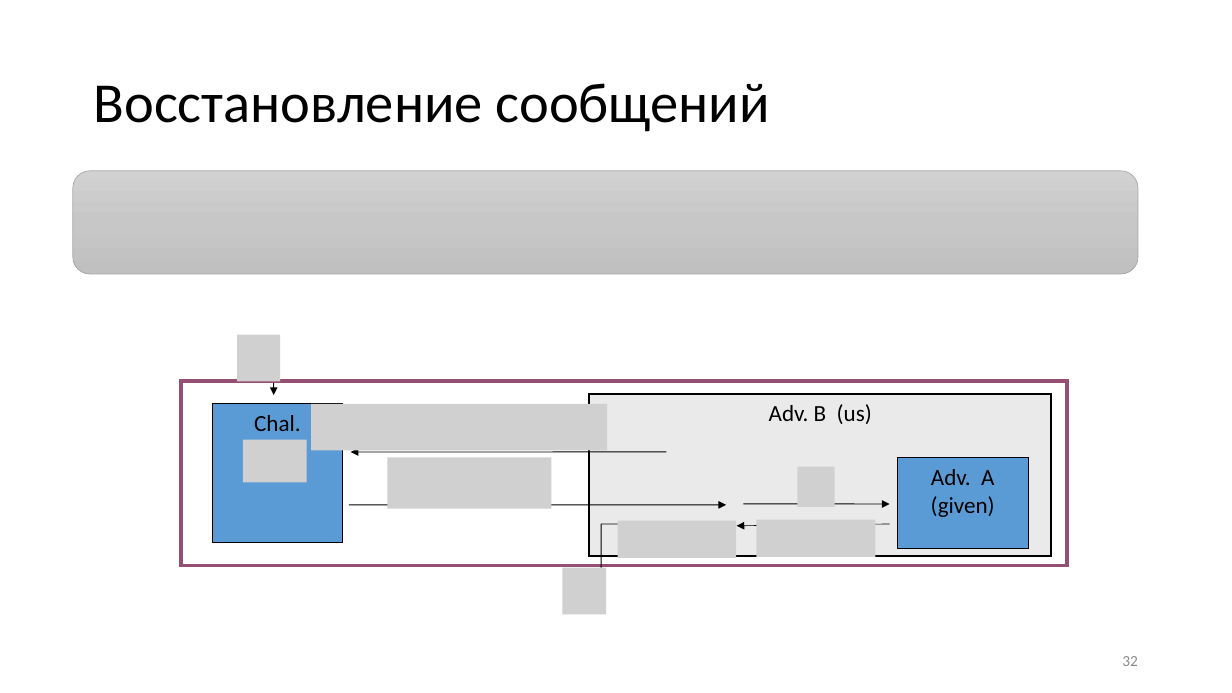
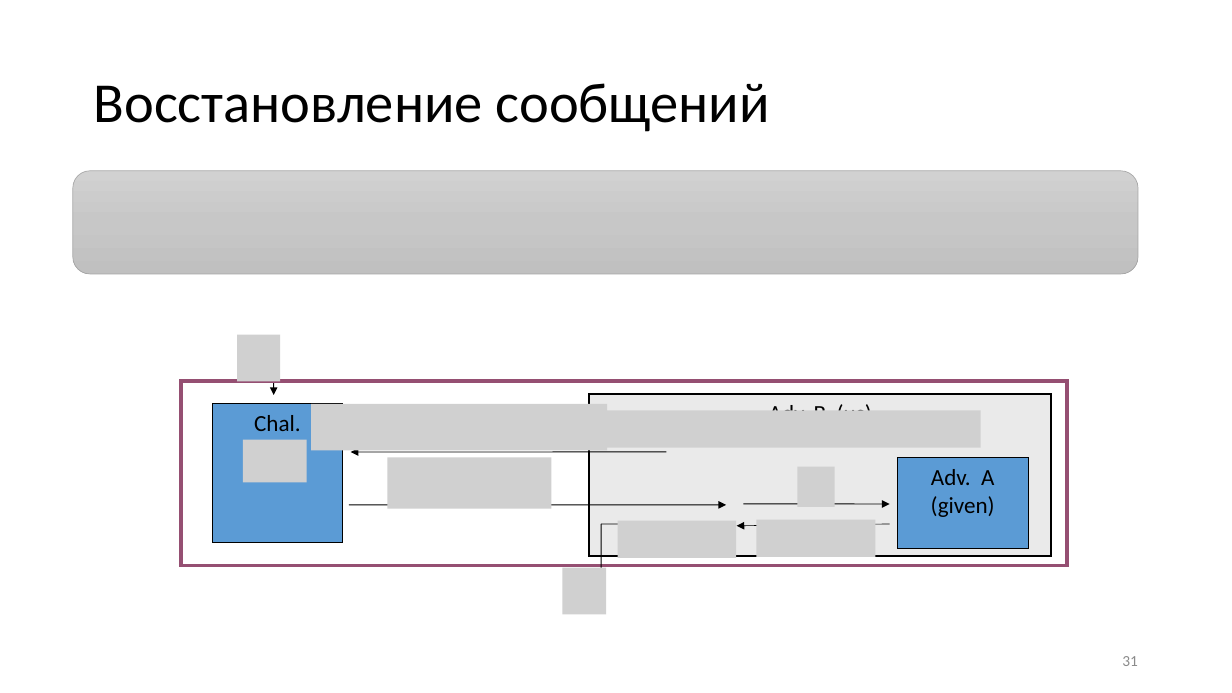
Before and after one commit to CryptoCourse/CryptoLectures, a slide deck: slide 31 of Lectures/Lecture1-b.pptx (slide 32 before the commit). Drawn at 1232x693 pixels with LibreOffice and Linux fonts; fonts in the diff are those of the drawing; grey boxes stand for pictures. Boxes give left, top, right and bottom in pixels: in the first picture for what was removed or moved away, otherwise in the second. Text is boxed around its words. In the diff, an @@ line names an element or a change of style, - is before the commit and + after.

```diff
--- a/Lectures/Lecture1-b.pptx
+++ b/Lectures/Lecture1-b.pptx
@@ picture added at (364, 410, 981, 447) @@
@@ page number at (1122, 656, 1138, 666): text changed @@
-32
+31
```
Also in this commit, not shown: 10 other slides changed, 1 other file.
